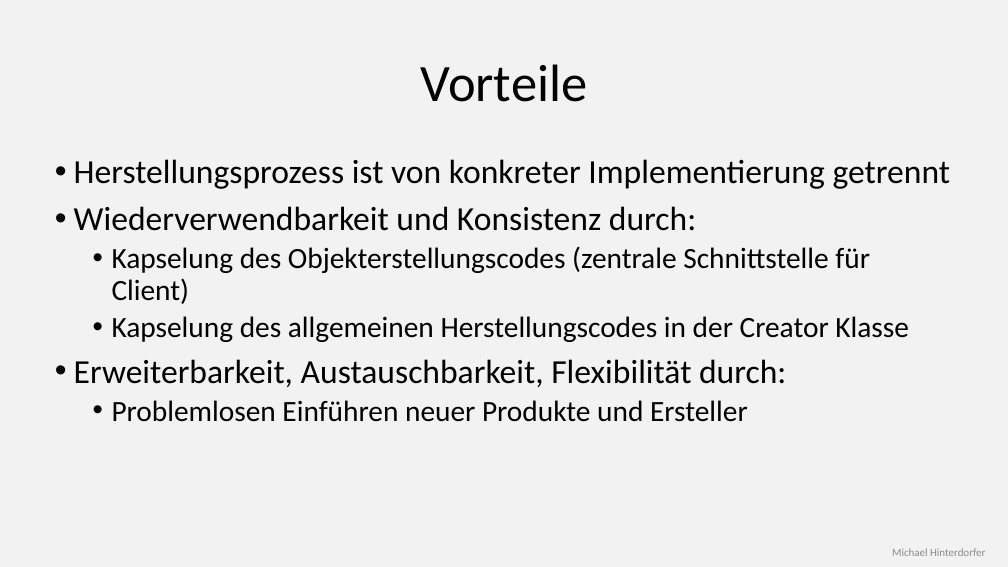
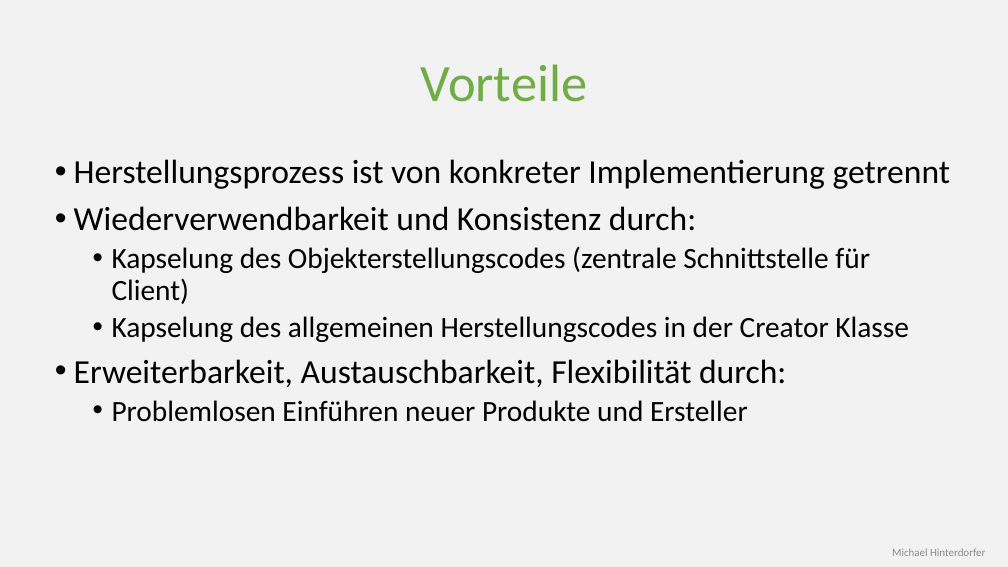
Before and after one commit to mhinterdorfer/FactoryMethod, a slide deck: slide 37 of Presentation/Präsentation.pptx. Drawn at 1008x567 pixels with LibreOffice and Linux fonts; fonts in the diff are those of the drawing. Boxes give left, top, right and bottom in pixels: in the first picture for what was removed or moved away, otherwise in the second. Text is boxed around its words. In the diff, an @@ line names an element or a change of style, - is before the commit and + after.

```diff
--- a/Presentation/Präsentation.pptx
+++ b/Presentation/Präsentation.pptx
@@ title "Vorteile" at [420,64,587,102]: text colour #000000 to #70AD47 @@
```
Also in this commit, not shown: 10 other slides changed, 2 slides added.
